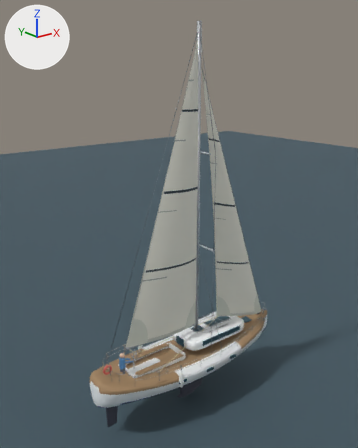
What one commit did to the Blender file assets/3d/regatta_sloop_sailing.blend.
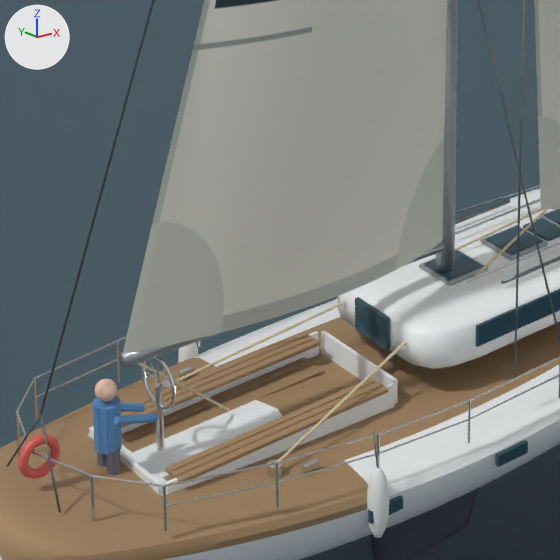
Old and new are each drawn whole from a camera (50 mm lens) standing at (-17.6, -20.7, 17.57) and looking at (-0.59, 0.55, 9.06) and again close up on the part from 28% to 62% of the width and 60% to 88% of the height. The axes (+X, +Y, +Z) are drawn at upper left. The lights are the same throughout. The older version's two pictures come first.

Script lines for the objects in view, before the commit:
```python
me_boom = bpy.data.meshes.new('Boom')
me_boom.from_pydata(...)  # 16 vertices, 10 faces; spans x -4.8..0.3, y -0.09..0.09, z 2.53..2.87
me_boom.polygons.foreach_set('use_smooth', [True] * 10)
me_boom.materials.append(mat_anodised_spar)  # grey #a4acaf
me_cube = bpy.data.meshes.new('Cube')
me_cube.from_pydata(...)  # a box spanning x -1.6..1.6, y -0.05..0.05, z -0.03..0.03
me_cube.materials.append(mat_teak_deck_finished)  # brown #a28461
me_cylinder_090 = bpy.data.meshes.new('Cylinder.090')
me_cylinder_090.from_pydata(...)  # 2212 vertices, 1092 faces; spans x -0.16..0.62, y -0.36..0.14, z -0.39..1.26
# faces by material slot: [56, 76, 960]
me_cylinder_090.materials.append(mat_pants)  # grey #656976
me_cylinder_090.materials.append(mat_jacket)  # blue #5990c4
me_cylinder_090.materials.append(mat_skin)  # beige #e5c4ad
ob_boom = bpy.data.objects.new('Boom', me_boom)
ob_boom.parent = ob_mainrig
ob_boom.matrix_parent_inverse = Matrix(((1.0, 0.0, 0.0, -0.3), (0.0, 1.0, 0.0, 0.0), (0.0, 0.0, 1.0, -2.74), (0.0, 0.0, 0.0, 1.0)))
ob_boom.location = (0.0, 0.0, 0.0)
ob_cockpit_seat__1_0 = bpy.data.objects.new('Cockpit_Seat_-1_0', me_cube)
ob_cockpit_seat__1_0.location = (-3.0, 0.6, 1.47)
_m = ob_cockpit_seat__1_0.modifiers.new('Rounded manufactured edges', 'BEVEL')
_m.width = 0.014
_m.width_pct = 0.014
_m.segments = 3
_m = ob_cockpit_seat__1_0.modifiers.new('Face normals', 'WEIGHTED_NORMAL')
ob_helmsman = bpy.data.objects.new('Helmsman', me_cylinder_090)
ob_helmsman.location = (-5.05, 0.11, 1.34)
# also in view: 'Deck_Rails' at (0.25, 0.0, 1.61); 'Cockpit_Seat_1_1' at (-3.0, -0.72, 1.47); 'Rigging' at (0.1, 0.0, 10.6); 'Cockpit_Seat_1_0' at (-3.0, -0.6, 1.47); 'Hull' at (0.0, 0.0, 0.52)
```
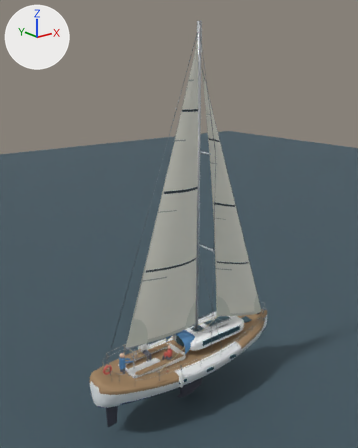
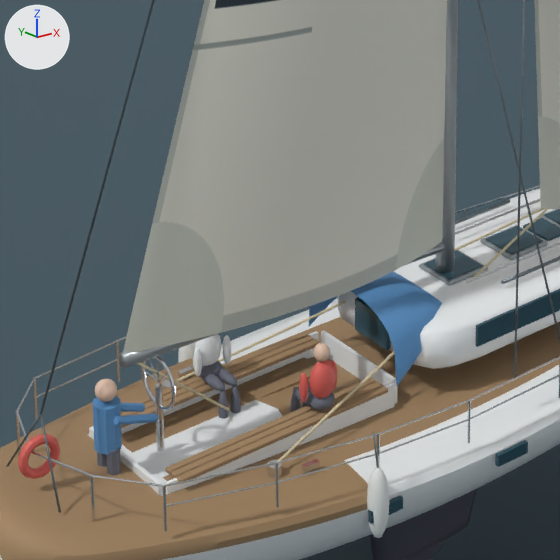
Location of each change, [x1, y1, x2, y2] in pixels of the close-ups (560 x 560 px):
'Sprayhood', added (blue)
    after: [309, 271, 442, 387]
'Crew_Port', added
    after: [193, 334, 241, 419]
    faces in mat_pants (grey #656976): [199, 361, 241, 419]
    faces in mat_gelcoat_white_polished (white #eff2f3): [193, 334, 231, 377]
'Crew_Starboard', added
    after: [290, 343, 337, 413]
    faces in mat_lifering_red (red #da6159): [299, 360, 337, 403]
    faces in mat_pants (grey #656976): [290, 382, 334, 413]
    faces in mat_skin (beige #e5c4ad): [313, 343, 330, 362]

The change, as a diff of the scene's bpy script:
```diff
--- a/assets/3d/regatta_sloop_sailing.blend.py
+++ b/assets/3d/regatta_sloop_sailing.blend.py
@@ me_sprayhood @@
+me_sprayhood.from_pydata(...)  # 44 vertices, 30 faces; spans x -1.3..-0.25, y -0.93..0.93, z 1.5..2.46
+me_sprayhood.polygons.foreach_set('use_smooth', [True] * 30)
+me_sprayhood.materials.append(mat_jacket)  # blue #5990c4
@@ me_sphere_012 @@
+me_sphere_012.from_pydata(...)  # 394 vertices, 456 faces; spans x -0.285..0.285, y -0.485..0.165, z -0.68..0.8
+me_sphere_012.polygons.foreach_set('use_smooth', [True] * 456)
+# faces by material slot: [220, 140, 96]
+me_sphere_012.materials.append(mat_pants)  # grey #656976
+me_sphere_012.materials.append(mat_gelcoat_white_polished)  # white #eff2f3
+me_sphere_012.materials.append(mat_skin)  # beige #e5c4ad
@@ me_sphere_003 @@
+me_sphere_003.from_pydata(...)  # 394 vertices, 456 faces; spans x -0.285..0.285, y -0.165..0.485, z -0.68..0.8
+me_sphere_003.polygons.foreach_set('use_smooth', [True] * 456)
+# faces by material slot: [220, 140, 96]
+me_sphere_003.materials.append(mat_pants)  # grey #656976
+me_sphere_003.materials.append(mat_lifering_red)  # red #da6159
+me_sphere_003.materials.append(mat_skin)  # beige #e5c4ad
@@ ob_sprayhood @@
+ob_sprayhood = bpy.data.objects.new('Sprayhood', me_sprayhood)
+ob_sprayhood.location = (0.0, 0.0, 0.0)
@@ ob_crew_port @@
+ob_crew_port = bpy.data.objects.new('Crew_Port', me_sphere_012)
+ob_crew_port.location = (-3.05, 0.72, 1.63)
@@ ob_crew_starboard @@
+ob_crew_starboard = bpy.data.objects.new('Crew_Starboard', me_sphere_003)
+ob_crew_starboard.location = (-2.35, -0.72, 1.63)
```
